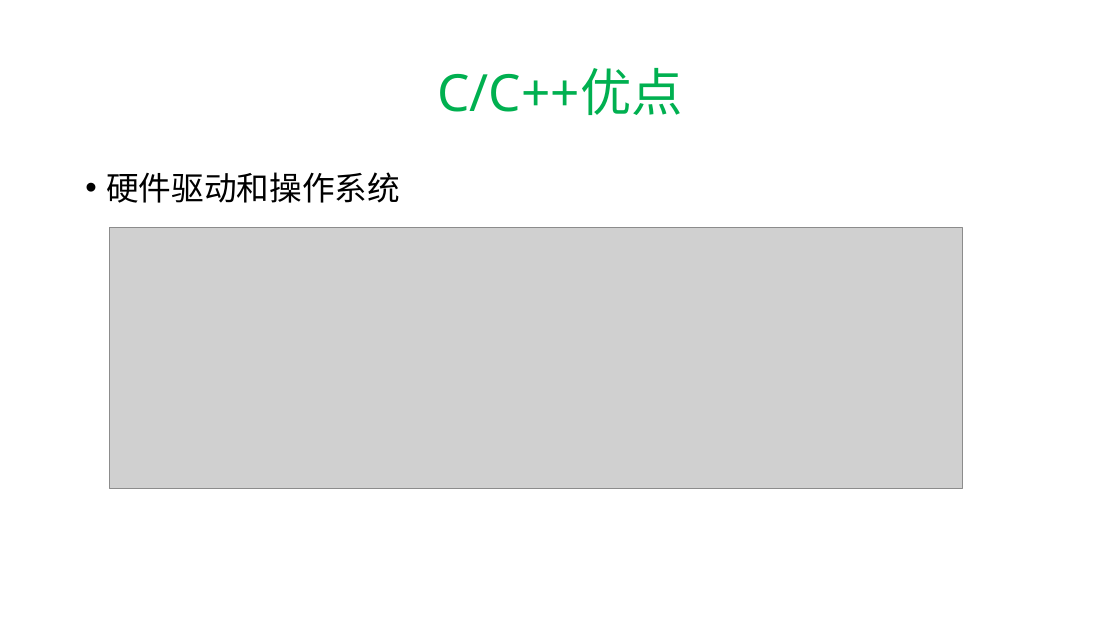
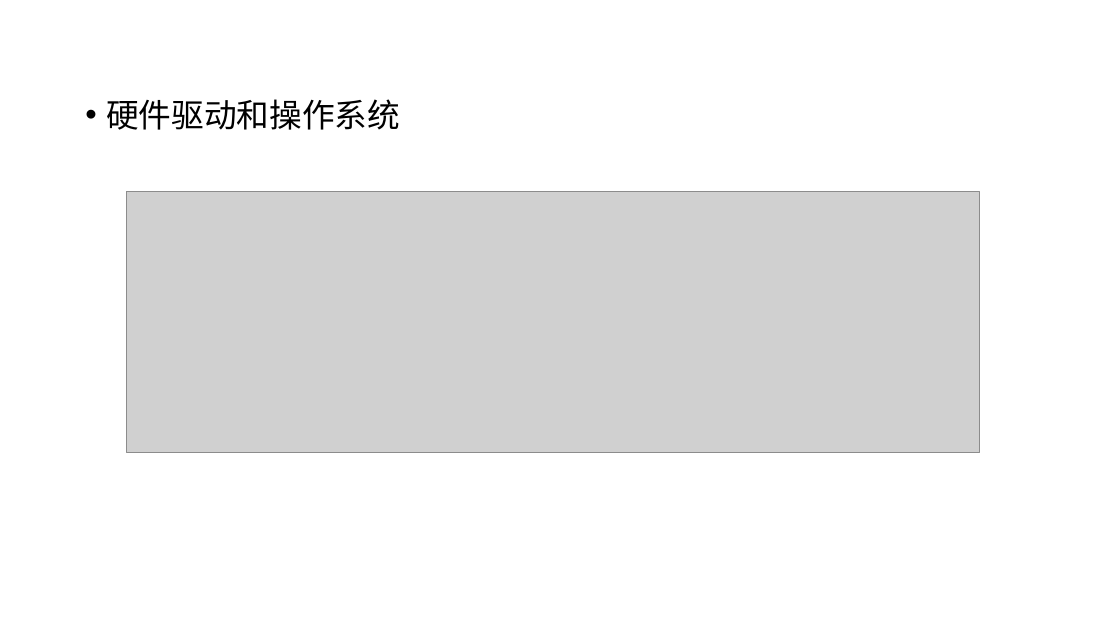
Before and after one commit to hwdong-net/cplusplus17, a slide deck: slide 9 of ppt/1.1 C++语言介绍.pptx (slide 28 before the commit). Drawn at 1120x630 pixels with LibreOffice and Linux fonts; fonts in the diff are those of the drawing; grey boxes stand for pictures. Boxes give left, top, right and bottom in pixels: in the first picture for what was removed or moved away, otherwise in the second. Text is boxed around its words. In the diff, an @@ line names an element or a change of style, - is before the commit and + after.

```diff
--- a/ppt/1.1 C++语言介绍.pptx
+++ b/ppt/1.1 C++语言介绍.pptx
@@ text "硬件驱动和操作系统": place and size @@
-text "硬件驱动和操作系统" at bbox=[106, 172, 400, 203]
+text "硬件驱动和操作系统" at bbox=[106, 99, 400, 130]
@@ title removed at bbox=[437, 68, 682, 115] @@
-C/C++优点
@@ picture: place and size @@
-picture at bbox=[109, 228, 963, 488]
+picture at bbox=[127, 192, 981, 452]
```
Also in this commit, not shown: 7 other slides changed, 20 slides added, 4 slides removed.
